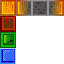
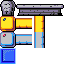
Layered file, before and after one edit (64px x 64px). Changes by layer:
added group "Grave" with 3 layers above "Group 3 copy" over (0, 0, 64, 16)
added layer "Layer 15" in group "Grave" over (16, 4, 64, 16)
added layer "Layer 14" in group "Grave" over (0, 0, 16, 16)
added group "Group 3 copy" with 2 layers above "Group 3" over (0, 32, 45, 48)
added layer "Layer 16" (1st of 2, in "Group 3 copy") in group "Group 3 copy" over (0, 32, 16, 48)
added layer "Layer 17 copy 2" in group "Group 3 copy" over (16, 32, 45, 48)
added group "Group 3" with 3 layers above "Metal corner" over (0, 16, 45, 32)
added layer "Layer 17 copy" in group "Group 3" over (34, 16, 45, 32)
added layer "Layer 17" in group "Group 3" over (16, 18, 32, 29)
added layer "Layer 16" (2nd of 2, in "Group 3") in group "Group 3" over (0, 16, 16, 32)
hid "Layer 6" over (0, 16, 16, 32)
hid "Spawner left copy" over (0, 0, 64, 16)
hid "Layer 7" over (0, 32, 16, 48)
